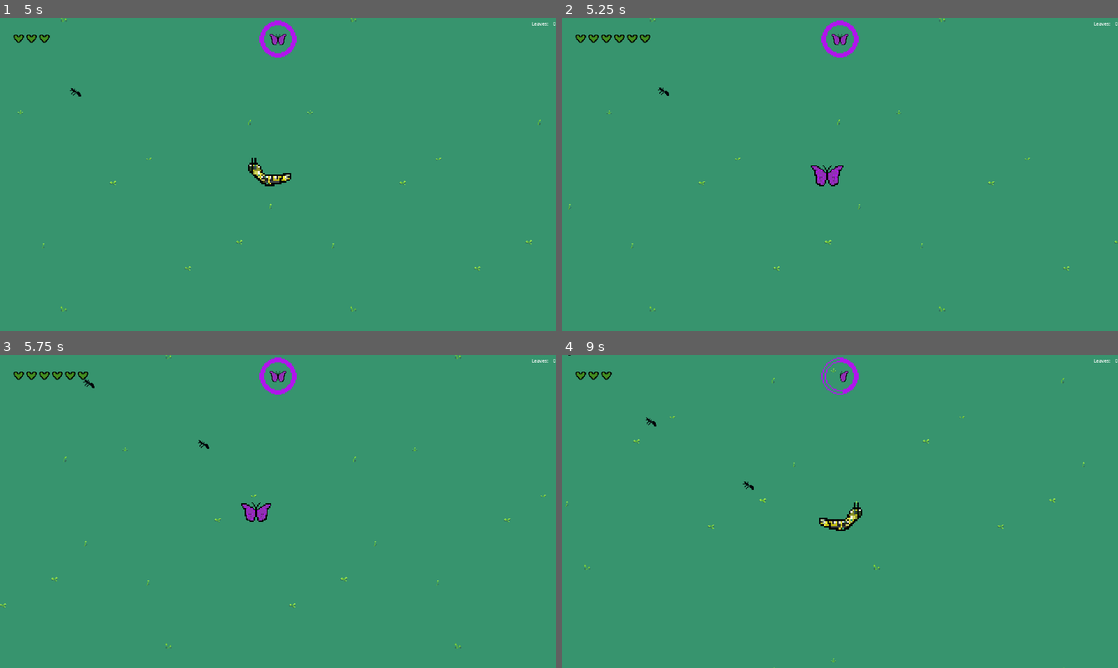
Above: before the commit, frames 1-4 (two rows, left to right).
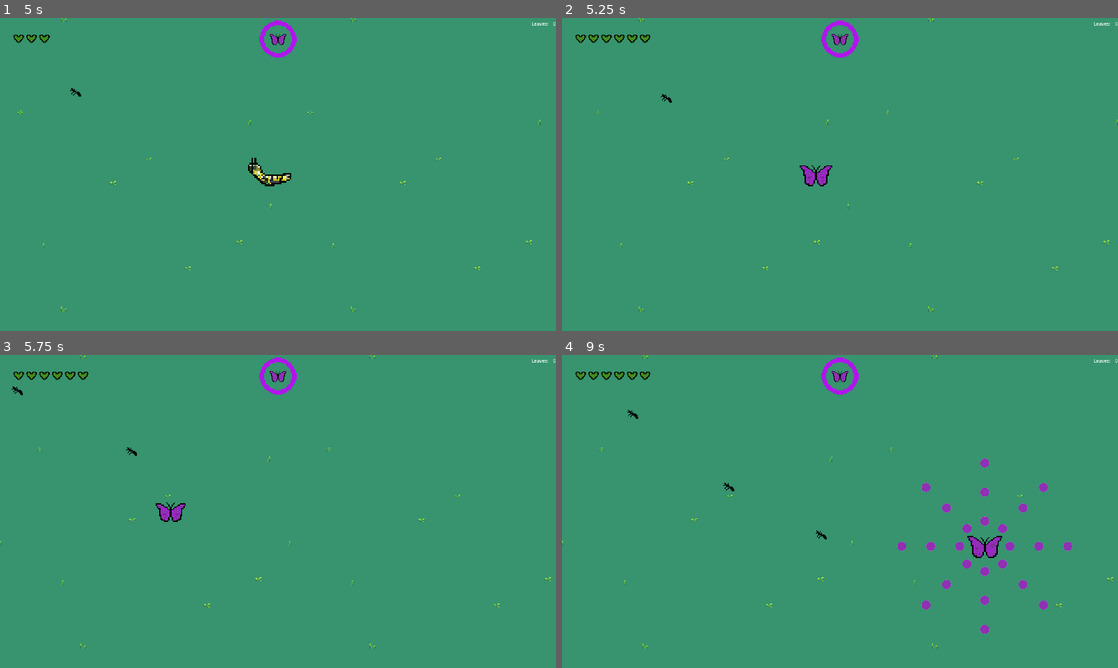
Above: after the commit, the same moments.

Repository: Armand-Alvarez/metamorphosis---jam-77
Game: Godot game, scene res://src/scenes/main.tscn
The game is run twice, just before and just after one commit, with the same random seed, the same clock (stepped at 60 frames per second) and the same inputs.
Inputs (mouse positions are in pixels of both pictures, inside the frame that each line leads up to):
- Up to frame 1 (5 s): click "Start" at 0.5 s; tap Enter at 1.25 s; move the mouse to (400, 158) at 1.27 s; press the mouse at (400, 158) at 1.28 s; hold D (move_right) 1.28-2.03 s; move the mouse to (166, 190) at 2.02 s; release the mouse at (166, 190) at 2.03 s; hold S (move_down) 2.03-2.78 s; tap M (spawn_mob) at 2.1, 4.35 s; move the mouse to (333, 105) at 2.77 s; hold D (move_right) 2.78-3.53 s; tap Space (ultimate) at 2.85 s; move the mouse to (250, 237) at 3.52 s; hold W (move_up) 3.53-4.28 s; click (250, 237) at 3.6 s; move the mouse to (444, 221) at 4.27 s; hold A (move_left) from 4.28 s (still down)
- Up to frame 2 (5.25 s): keep holding A (move_left); move the mouse to (673, 127) at 5.02 s; tap Space (ultimate) at 5.1 s
- Up to frame 3 (5.75 s): keep holding A (move_left)
- Up to frame 4 (9 s): move the mouse to (867, 511) at 5.77 s; release A (move_left) at 5.78 s; press the mouse at (867, 511) at 5.78 s; hold S (move_down) 5.78-6.53 s; move the mouse to (756, 433) at 6.52 s; release the mouse at (756, 433) at 6.53 s; hold D (move_right) 6.53-7.28 s; tap M (spawn_mob) at 6.6, 8.85 s; move the mouse to (962, 495) at 7.27 s; hold W (move_up) 7.28-8.03 s; tap Space (ultimate) at 7.35 s; move the mouse to (728, 527) at 8.02 s; hold D (move_right) 8.03-8.78 s; click (728, 527) at 8.1 s; move the mouse to (895, 442) at 8.77 s; hold S (move_down) from 8.78 s (still down)

Frame 1 is identical in both runs. In frame 2, 0.6% of the frame differs, in the area x 1-100%, y 0-94%; in frame 3, 0.8%; in frame 4, 2.1%, in the area x 0-100%, y 0-100%.

Commit message:
Update marker locations when spawning in butterfly immediately in _ready; Change existence time back to 15; remove camera smoothing

Diff:
--- a/src/scenes/butterfly.tscn
+++ b/src/scenes/butterfly.tscn
@@ -122,13 +122,12 @@
 polygon = PackedVector2Array(-56, -34, -31, 38, 31, 38, 56, -34)
 
 [node name="Camera2D" type="Camera2D" parent="."]
+enabled = false
 position_smoothing_enabled = true
 position_smoothing_speed = 7.0
 
 [node name="ExistenceTimer" type="Timer" parent="."]
-wait_time = 2.0
 one_shot = true
-autostart = true
 
 [connection signal="timeout" from="MarkerUpdateTimer" to="." method="_on_marker_update_timer_timeout"]
 [connection signal="timeout" from="AttackTimer" to="." method="_on_attack_timer_timeout"]
--- a/src/scripts/butterfly.gd
+++ b/src/scripts/butterfly.gd
@@ -8,6 +8,7 @@
 @export var health: int = 12
 @export var damage: int = 5
 @export var attack_speed: float = 1
+@export var existence_time: int = 15
 
 @onready var _projectile = preload("res://src/scenes/butterfly_attack_orb.tscn")
 
@@ -19,6 +20,11 @@
 func _ready() -> void:
 	$AttackTimer.wait_time = attack_speed
 	$HitIndicator.visible = false
+	$ExistenceTimer.start(existence_time)
+	$AIAttackPoints/Marker2D.position = position + Vector2(-11.1, -4.8)
+	$AIAttackPoints/Marker2D2.position = position + Vector2(-7.3, 2.4)
+	$AIAttackPoints/Marker2D3.position = position + Vector2(3.8, 4.7)
+	$AIAttackPoints/Marker2D4.position = position + Vector2(10.7, -0.1)
 
 
 
